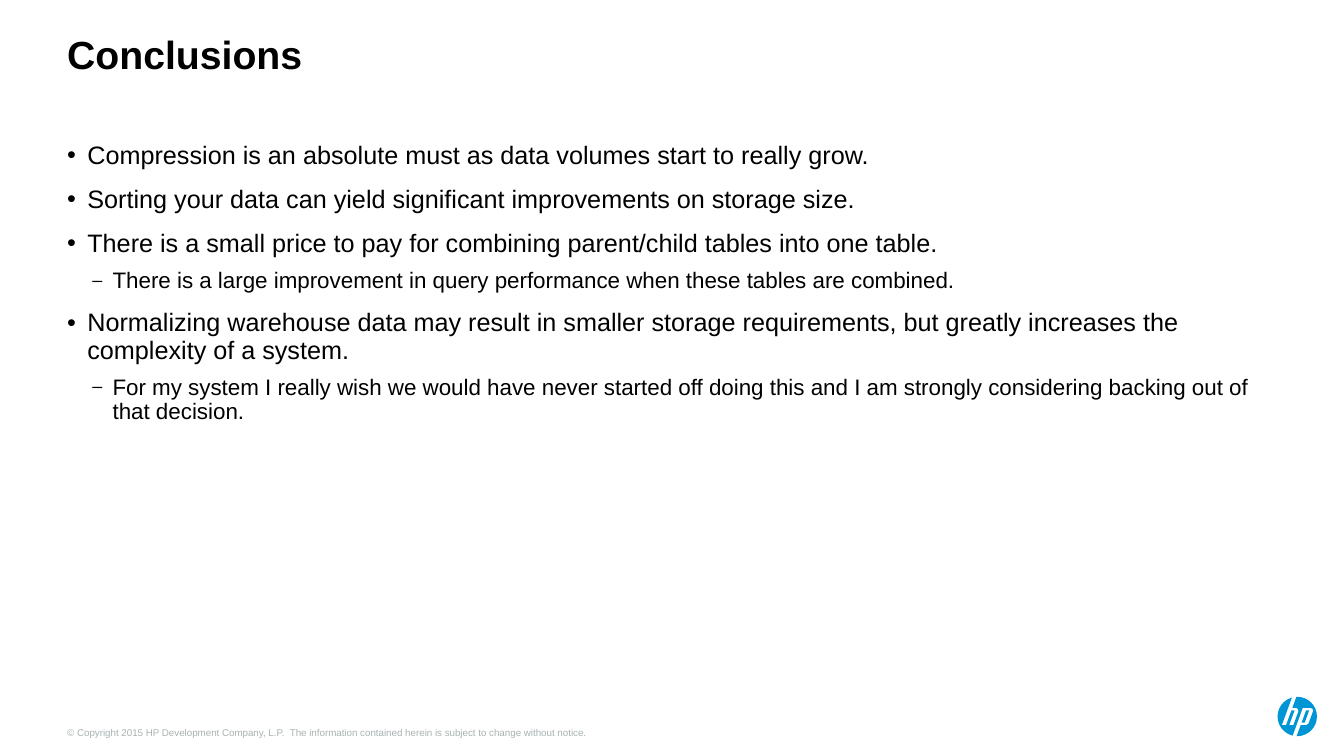
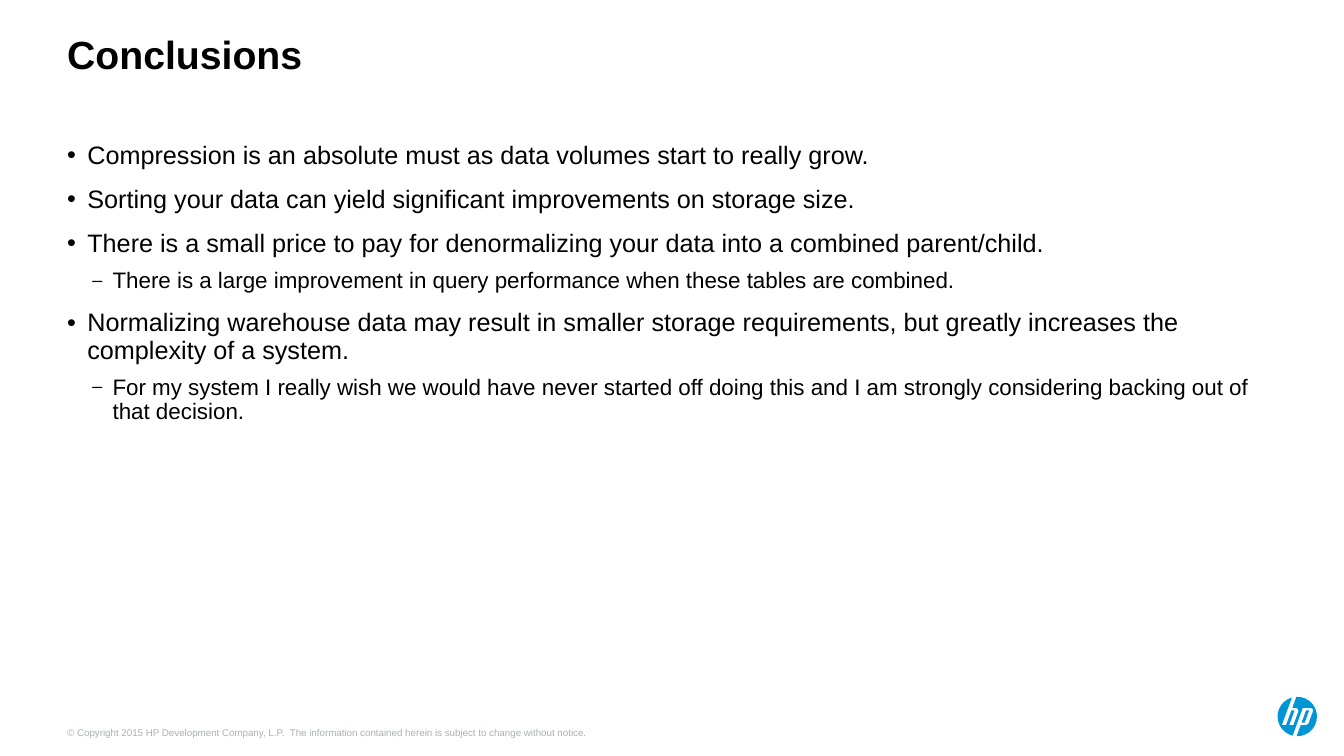
Before and after one commit to Dyland28/HP-Data-Compression, a slide deck: slide 19 of compression_sand_weiss_hotsos_2018.pptx. Drawn at 1344x756 pixels with LibreOffice and Linux fonts; fonts in the diff are those of the drawing. Boxes give left, top, right and bottom in pixels: in the first picture for what was removed or moved away, otherwise in the second. Text is boxed around its words. In the diff, an @@ line names an element or a change of style, - is before the commit and + after.

```diff
--- a/compression_sand_weiss_hotsos_2018.pptx
+++ b/compression_sand_weiss_hotsos_2018.pptx
@@ text at bbox=[87, 233, 1043, 258]: text changed @@
-• There is a small price to pay for combining parent/child tables into one table.
+• There is a small price to pay for denormalizing your data into a combined parent/child.
```
Also in this commit, not shown: 2 other slides changed, 1 slide removed.
